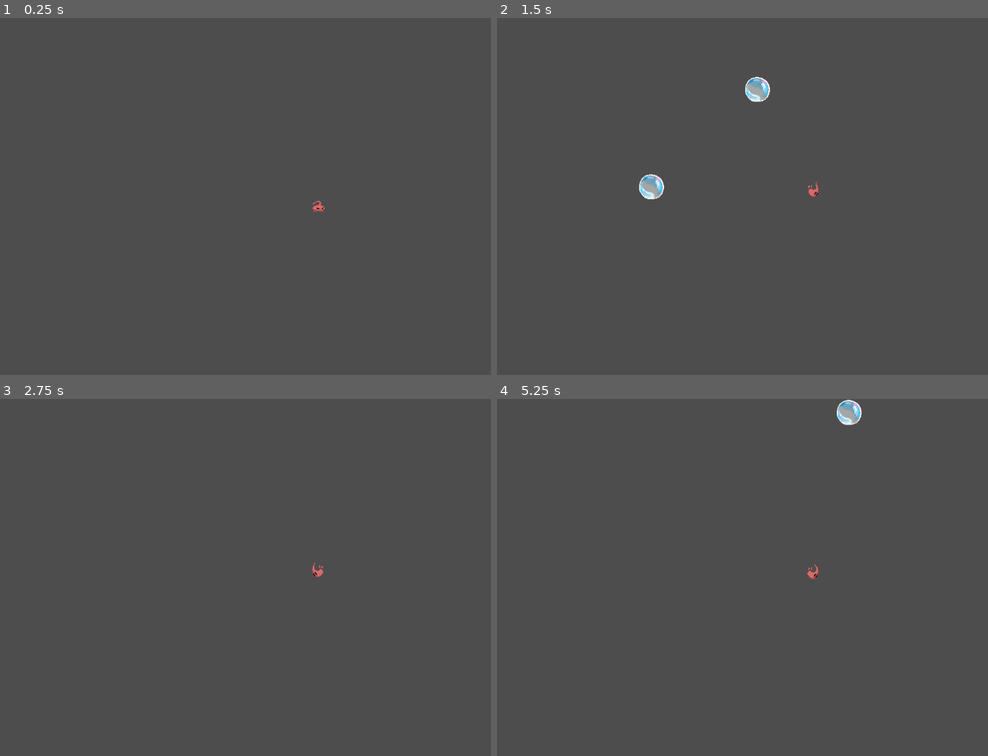
Above: before the commit, frames 1-4 (two rows, left to right).
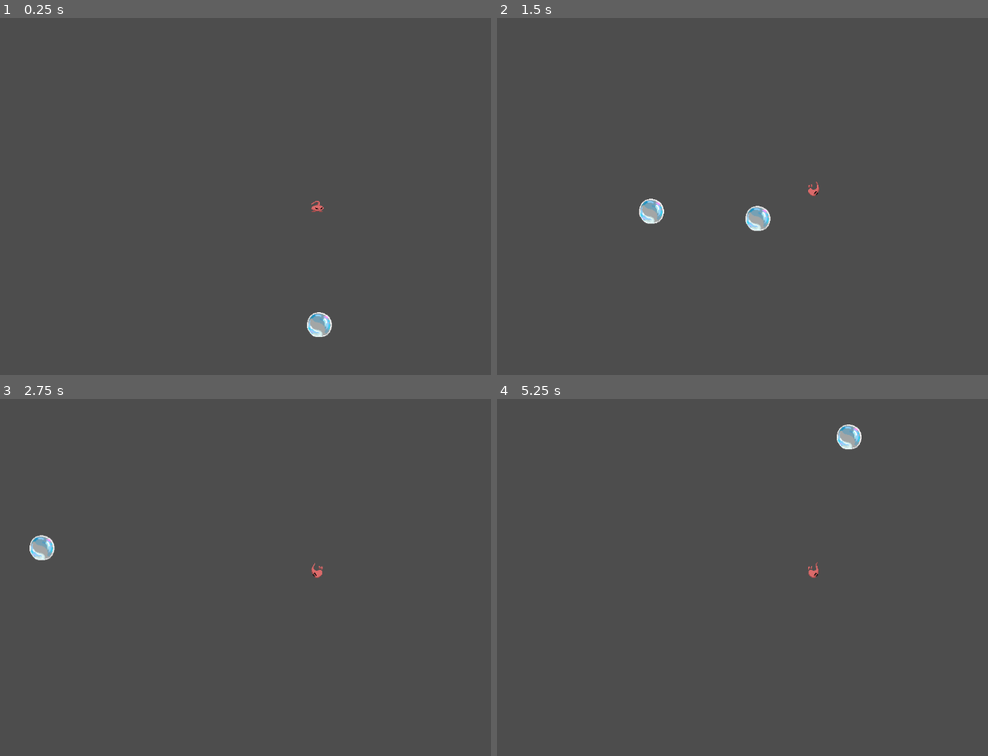
Above: after the commit, the same moments.

Repository: DangerousDaniel/Bubble-Drop-Godot-4
Game: Godot game, scene res://Playgrounds/SilverScene.tscn
Same seed, same stepped clock (60 frames per second), same inputs: the game is played once before the commit and once after it. This scene is started directly instead of the project's main scene.
Inputs (mouse positions are in pixels of both pictures, inside the frame that each line leads up to):
- Up to frame 1 (0.25 s): no input
- Up to frame 2 (1.5 s): move the mouse to (953, 178) at 0.52 s; hold D (MoveRight) from 0.53 s (still down); click (953, 178) at 0.6 s; tap Space (Jump) at 0.77 s; move the mouse to (688, 214) at 1.27 s; click (688, 214) at 1.35 s
- Up to frame 3 (2.75 s): tap Space (Jump) at 1.52 s; move the mouse to (382, 498) at 2.02 s; release D (MoveRight) at 2.03 s; hold A (MoveLeft) from 2.03 s (still down); click (382, 498) at 2.1 s
- Up to frame 4 (5.25 s): move the mouse to (781, 648) at 2.77 s; release A (MoveLeft) at 2.78 s; hold D (MoveRight) 2.78-4.28 s; click (781, 648) at 2.85 s; tap Space (Jump) at 3.02, 3.77, 4.52, 5 s; move the mouse to (outside the picture) at 3.52 s; click (outside the picture) at 3.6 s; tap Enter at 4.25 s; move the mouse to (624, 523) at 4.27 s; hold A (MoveLeft) 4.28-5.03 s; click (624, 523) at 4.35 s; move the mouse to (845, 577) at 5.02 s; hold D (MoveRight) from 5.03 s (still down); click (845, 577) at 5.1 s

The runs differ from the first frame. In frame 1, 0.3% of the frame differs, in the area x 62-68%, y 51-90%; in frame 2, 1.2%, in the area x 28-66%, y 16-60%; in frame 3, 0.3%; in frame 4, 0.6%.

Commit message:
Isn't broken, isn't functional

Diff:
--- a/bubble-drop-godot-4/Player/bubble_explosion.gd
+++ b/bubble-drop-godot-4/Player/bubble_explosion.gd
@@ -1,17 +1,27 @@
 class_name BubbleExplosion extends Node2D
 
-var thrust = Vector2(0, -250)
+var thrust = Vector2(-50, -50)
 var angle = rotation
-var impulse_force_strength = 400
+var impulse_force_strength = 500
 var rng = RandomNumberGenerator.new()
 
 
 func _on_area_2d_body_entered(body: Node2D) -> void:
 	print("Collision")
-	var random_rotation = rng.randf_range(-10.0, 10.0)
-	var collision_info = (impulse_force_strength * thrust )
-	if body is CharacterBody2D:
+
+	var random_rotation = rng.randf_range(-50.0, 50.0 * 5)
+	var collision_info = (impulse_force_strength * random_rotation )
+
+	if body is Player:
 		var collision_impulse = thrust.rotated(random_rotation).normalized() * impulse_force_strength
 		body.velocity += collision_impulse
 
 		print("Collided with player")
+
+
+func _on_area_entered(area: Area2D) -> void:
+	pass # Replace with function body.
+
+
+func _on_area_2d_area_entered(area: Area2D) -> void:
+	pass # Replace with function body.
--- a/bubble-drop-godot-4/Player/bubble_platform.tscn
+++ b/bubble-drop-godot-4/Player/bubble_platform.tscn
@@ -60,8 +60,8 @@
 debug_color = Color(0.956863, 0.0784314, 0.482353, 0)
 
 [node name="Area2DRightSideBubble" type="Area2D" parent="."]
-position = Vector2(-3, 1)
-scale = Vector2(1.69138, 1.27737)
+position = Vector2(-28, -4)
+scale = Vector2(2.28729, 1.17832)
 script = ExtResource("2_qaeis")
 
 [node name="RightSideBubbleCollider" type="CollisionShape2D" parent="Area2DRightSideBubble"]
@@ -69,12 +69,4 @@
 shape = SubResource("RectangleShape2D_es567")
 debug_color = Color(0.8, 0.188235, 0.909804, 1)
 
-[node name="Area2DLeftSideBubble" type="Area2D" parent="."]
-position = Vector2(3, -4.76837e-07)
-scale = Vector2(1.81642, 1.26681)
-script = ExtResource("2_qaeis")
-
-[node name="LeftSideCollider" type="CollisionShape2D" parent="Area2DLeftSideBubble"]
-position = Vector2(-11.6875, 2.5)
-shape = SubResource("RectangleShape2D_es567")
-debug_color = Color(1.92523e-07, 0.601195, 0.68797, 1)
+[connection signal="area_entered" from="Area2DRightSideBubble" to="Area2DRightSideBubble" method="_on_area_entered"]
--- a/bubble-drop-godot-4/Player/spawnBubble.gd
+++ b/bubble-drop-godot-4/Player/spawnBubble.gd
@@ -12,6 +12,7 @@
 
 #File path to the Bubble platform object
 var mynode = preload ("res://Player/bubble_platform.tscn")
+@onready var root = get_node("/root")
 
 # During each update of the game, this checks for if mouse1 is pressed; creates a bubble in that space
 func _physics_process(delta):
@@ -22,4 +23,4 @@
 func inst(pos):
 	var instance = mynode.instantiate()
 	instance.position = pos
-	add_child(instance)
+	root.add_child(instance)
--- a/bubble-drop-godot-4/PlayerController.gd
+++ b/bubble-drop-godot-4/PlayerController.gd
@@ -1,4 +1,4 @@
-extends CharacterBody2D
+class_name Player extends CharacterBody2D
 
 # Public variables
 @export_group("Movement Modifiers")
@@ -121,3 +121,7 @@
 
 func ApplyJumpForce():
 	velocity.y -= jump_force
+
+
+func _on_area_2d_right_side_bubble_area_entered(area: Area2D) -> void:
+	pass # Replace with function body.
--- a/bubble-drop-godot-4/Playgrounds/SilverScene.tscn
+++ b/bubble-drop-godot-4/Playgrounds/SilverScene.tscn
@@ -364,7 +364,7 @@
 
 [node name="Area2D" type="Area2D" parent="Player/CharacterBody2D" groups=["player"]]
 
-[node name="CollisionShape2DForDetection" type="CollisionShape2D" parent="Player/CharacterBody2D/Area2D" groups=["playground_kyle"]]
+[node name="CollisionShape2DForDetection" type="CollisionShape2D" parent="Player/CharacterBody2D/Area2D" groups=["player"]]
 position = Vector2(1, 20.8333)
 shape = SubResource("RectangleShape2D_ydef7")
 
@@ -385,16 +385,9 @@
 script = ExtResource("6_goxu5")
 
 [node name="BubblePlatform" type="AnimatableBody2D" parent="."]
-visible = false
-position = Vector2(0, 62)
+position = Vector2(0, 130)
 
 [node name="AnimatedSprite2D" type="AnimatedSprite2D" parent="BubblePlatform"]
-scale = Vector2(0.999, 1)
-sprite_frames = SubResource("SpriteFrames_d4itp")
-animation = &"Idle"
-
-[node name="AnimatedSprite2D2" type="AnimatedSprite2D" parent="BubblePlatform"]
-position = Vector2(-24, 35)
 scale = Vector2(0.999, 1)
 sprite_frames = SubResource("SpriteFrames_d4itp")
 animation = &"Idle"
@@ -406,8 +399,8 @@
 debug_color = Color(0.956863, 0.0784314, 0.482353, 0)
 
 [node name="Area2DRightSideBubble" type="Area2D" parent="BubblePlatform"]
-position = Vector2(-3, 1)
-scale = Vector2(1.69138, 1.27737)
+position = Vector2(-33, -3)
+scale = Vector2(2.76558, 1.3287)
 script = ExtResource("7_lm1wt")
 
 [node name="RightSideBubbleCollider" type="CollisionShape2D" parent="BubblePlatform/Area2DRightSideBubble"]
@@ -415,16 +408,7 @@
 shape = SubResource("RectangleShape2D_rqjii")
 debug_color = Color(0.8, 0.188235, 0.909804, 1)
 
-[node name="Area2DLeftSideBubble" type="Area2D" parent="BubblePlatform"]
-position = Vector2(3, -4.76837e-07)
-scale = Vector2(1.81642, 1.26681)
-script = ExtResource("7_lm1wt")
-
-[node name="LeftSideCollider" type="CollisionShape2D" parent="BubblePlatform/Area2DLeftSideBubble"]
-position = Vector2(-11.6875, 2.5)
-shape = SubResource("RectangleShape2D_rqjii")
-debug_color = Color(1.92523e-07, 0.601195, 0.68797, 1)
-
+[connection signal="area_entered" from="Player/CharacterBody2D/Area2D" to="BubblePlatform/Area2DRightSideBubble" method="_on_area_2d_area_entered"]
 [connection signal="body_entered" from="Player/CharacterBody2D/Area2D" to="BubblePlatform/Area2DRightSideBubble" method="_on_area_2d_body_entered"]
-[connection signal="body_entered" from="Player/CharacterBody2D/Area2D" to="BubblePlatform/Area2DLeftSideBubble" method="_on_area_2d_body_entered"]
 [connection signal="animation_finished" from="Player/CharacterBody2D/Sprite2D/AnimatedSprite2D" to="Player/CharacterBody2D" method="_on_animated_sprite_2d_animation_finished"]
+[connection signal="area_entered" from="BubblePlatform/Area2DRightSideBubble" to="Player/CharacterBody2D" method="_on_area_2d_right_side_bubble_area_entered"]
Not shown: 1 places in bubble-drop-godot-4/Hazard.tscn that only renumber resources
Not shown: 1 places in bubble-drop-godot-4/Playgrounds/playground_kyle.tscn that only renumber resources
